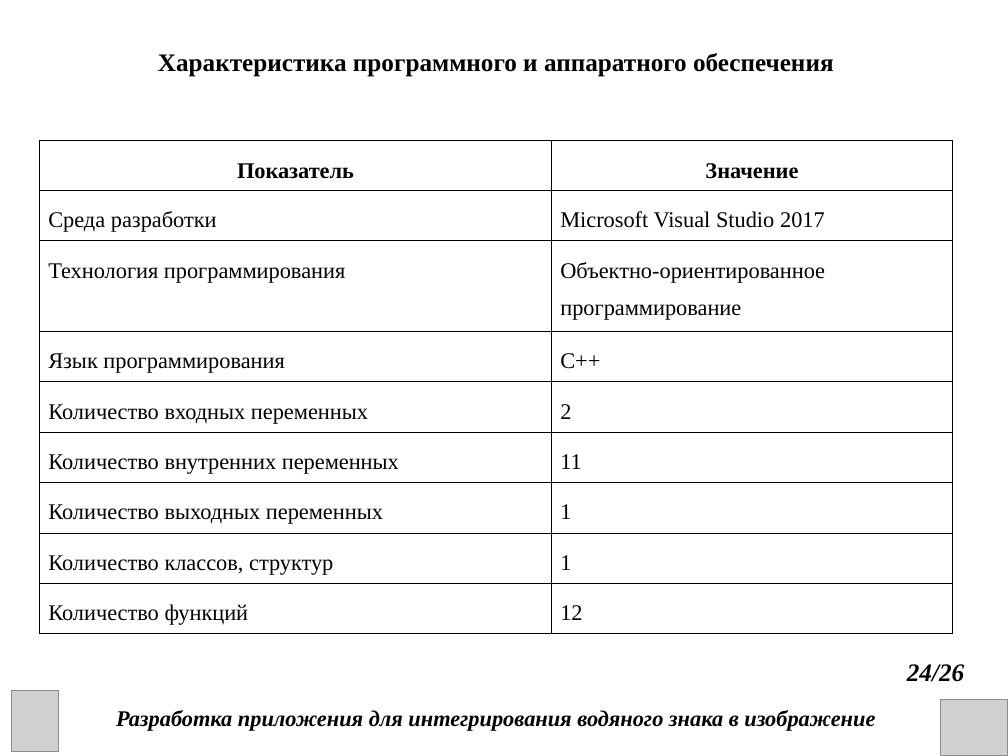
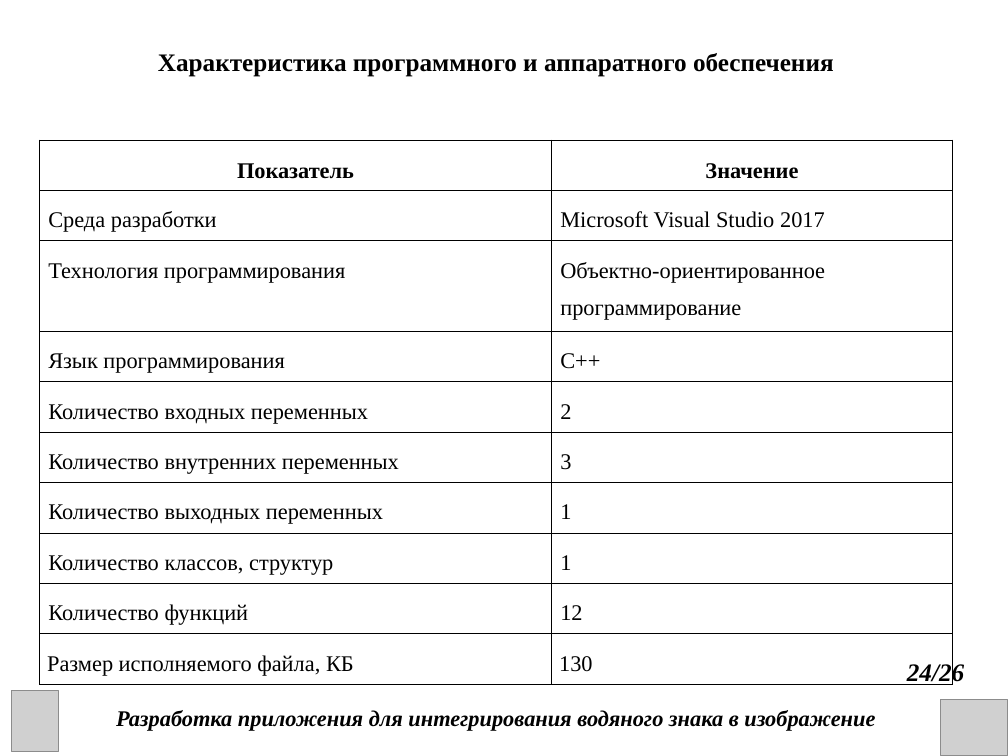
Before and after one commit to DanChoys1/DanChoys, a slide deck: slide 24 of КП презентация.ppt. Drawn at 1008x756 pixels with LibreOffice and Linux fonts; fonts in the diff are those of the drawing; grey boxes stand for pictures. Boxes give left, top, right and bottom in pixels: in the first picture for what was removed or moved away, otherwise in the second. Text is boxed around its words. In the diff, an @@ line names an element or a change of style, - is before the commit and + after.

```diff
--- a/КП презентация.ppt
+++ b/КП презентация.ppt
@@ table at (39,140,953,680) @@
-row 6, column 2: 11
+row 6, column 2: 3
+row 10: Размер исполняемого файла, КБ | 130
```
Also in this commit, not shown: 10 other slides changed, 2 other files.
